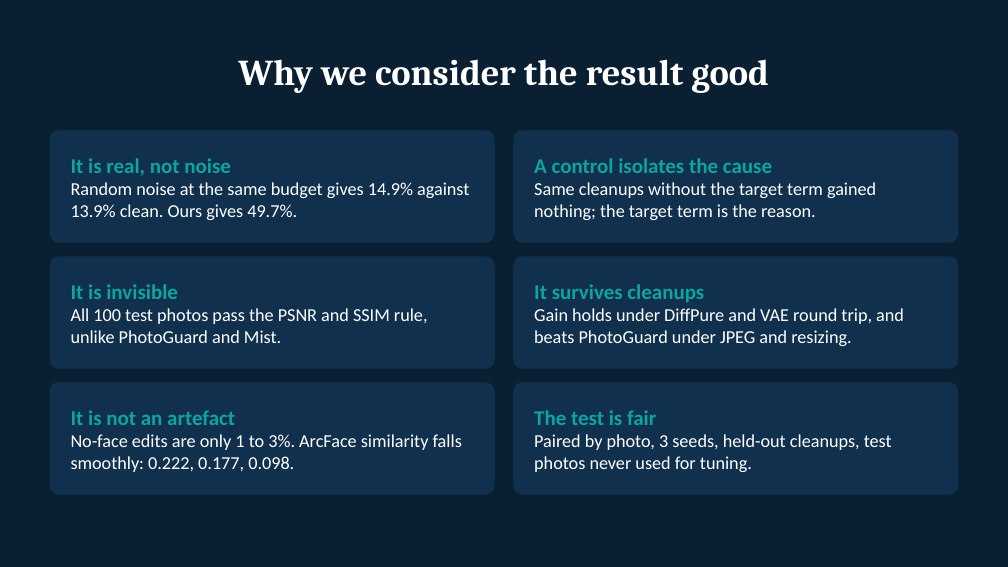
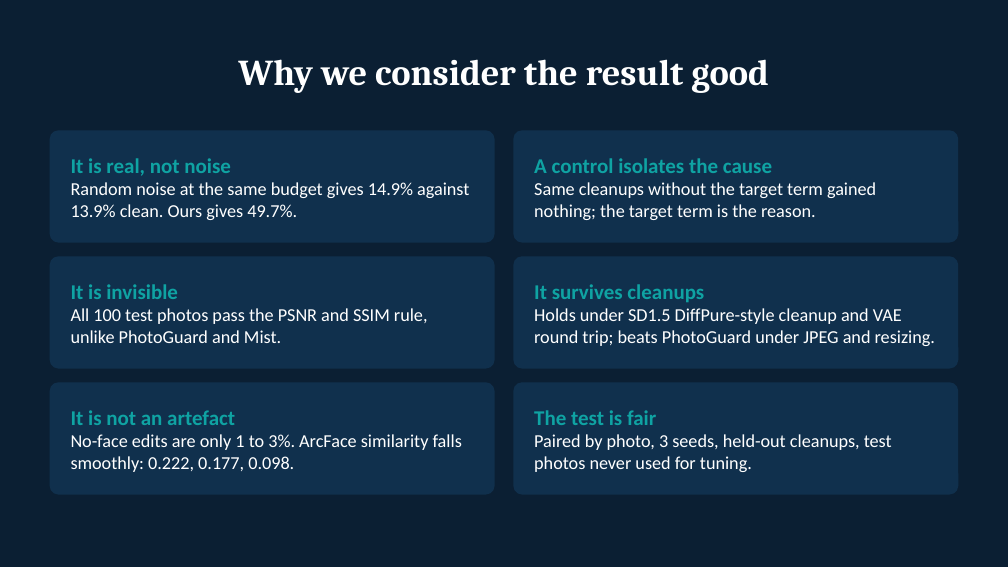
Before and after one commit to Project-DiffShield/DiffShield, a slide deck: slide 13 of reports/DiffShield_v2_presentation.pptx. Drawn at 1008x567 pixels with LibreOffice and Linux fonts; fonts in the diff are those of the drawing. Boxes give left, top, right and bottom in pixels: in the first picture for what was removed or moved away, otherwise in the second. Text is boxed around its words. In the diff, an @@ line names an element or a change of style, - is before the commit and + after.

Commit message:
report and deck: November follow-up (re-tuning with cleaner and denoiser on par, exploration, pixel-space cleaner failure, clean control); DiffPure-style wording; updated limits and next steps

```diff
--- a/reports/DiffShield_v2_presentation.pptx
+++ b/reports/DiffShield_v2_presentation.pptx
@@ text at [534,308,935,346]: text changed @@
-Gain holds under DiffPure and VAE round trip, and beats PhotoGuard under JPEG and resizing.
+Holds under SD1.5 DiffPure-style cleanup and VAE round trip; beats PhotoGuard under JPEG and resizing.
```
Also in this commit, not shown: 2 other slides changed, 2 slides added, 1 other file.
